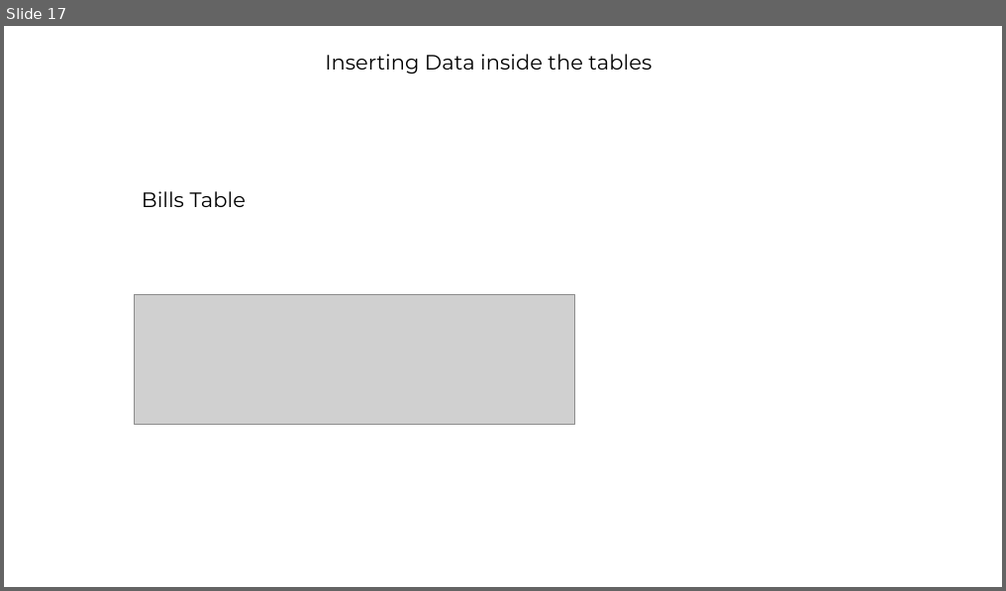
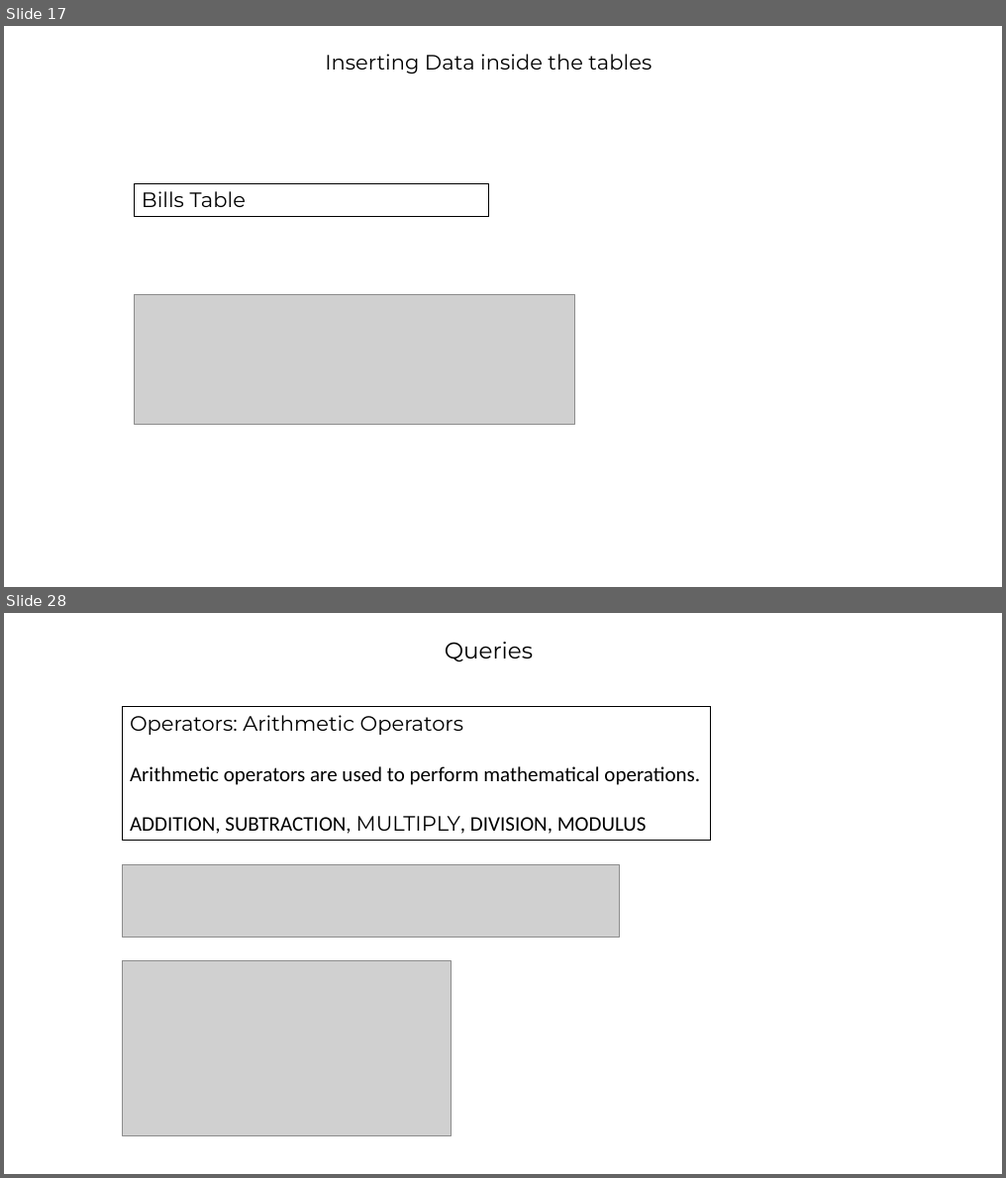
Before and after one commit to barrett28/1_IT-vedant, a slide deck: 4_sql/project''/hospital_management.pptx. Shown one above the other, each under a label of ours: slide 17 before the commit, slides 17 and 28 after it; the slides between them are not shown. The pictures are 1006x591 and 1006x1178 pixels, drawn with LibreOffice and Linux fonts; fonts in the diff are those of the drawing; grey boxes stand for pictures; background and template pictures are left out. Boxes give left, top, right and bottom in pixels: in the first picture for what was removed or moved away, otherwise in the second. Text is boxed around its words. In the diff, an @@ line names an element or a change of style, - is before the commit and + after.

```diff
--- a/4_sql/project''/hospital_management.pptx
+++ b/4_sql/project''/hospital_management.pptx
@@ slide 28 added at bbox=[4, 613, 1002, 1174], background picture (left out) @@
@@ text added at bbox=[445, 642, 533, 663], 22 pt, text #000000 @@
+Queries
@@ rectangle added at bbox=[122, 707, 711, 841], outline #000000 0.75 pt, 20 pt, text #000000 @@
+Operators: Arithmetic Operators
+Arithmetic operators are used to perform mathematical operations.
+ADDITION, SUBTRACTION, MULTIPLY, DIVISION, MODULUS
@@ picture added at bbox=[122, 864, 620, 937] @@
@@ picture added at bbox=[122, 960, 450, 1137] @@
@@ slide 17 changed as well @@
@@ rectangle "Bills Table": place and size @@
-rectangle "Bills Table" at bbox=[142, 191, 246, 207]
+rectangle "Bills Table" at bbox=[135, 184, 488, 217]
@@ rectangle "Bills Table" at bbox=[135, 184, 488, 217]: outline none to #000000 0.75 pt @@
```
Also in this commit, not shown: 15 other slides changed, 21 other slides added, 38 other files.
